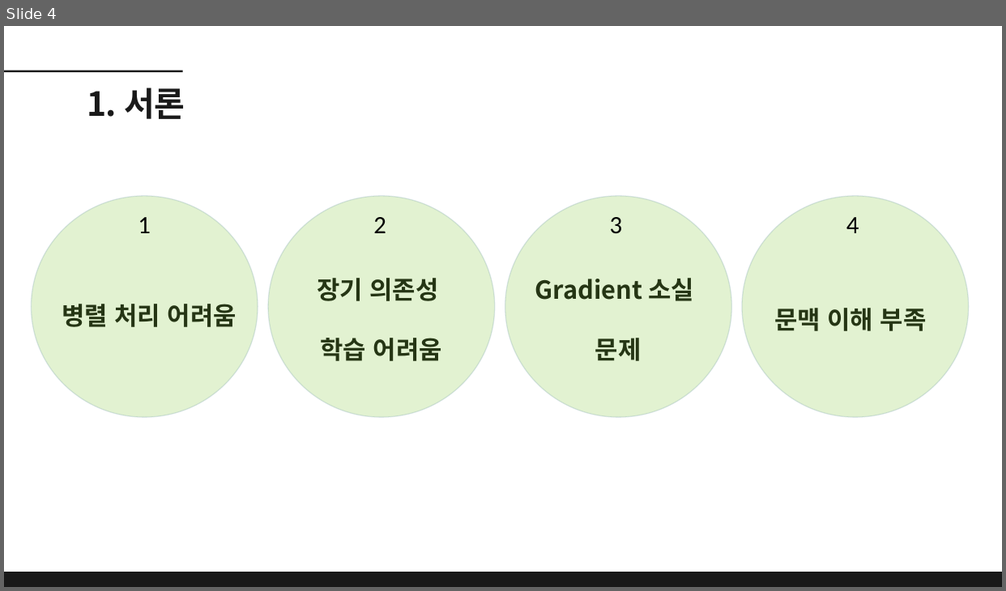
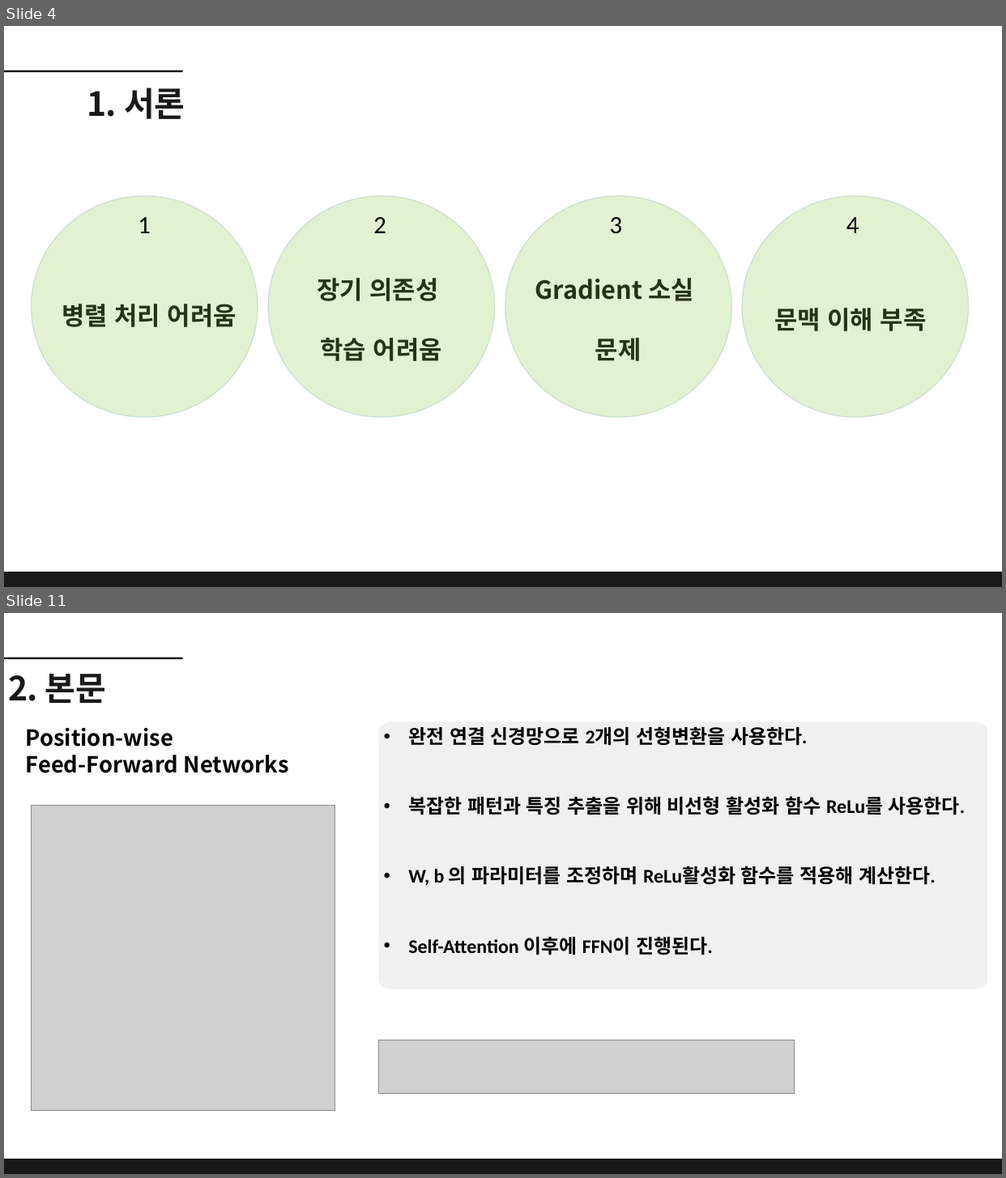
Before and after one commit to dbehdrbs0806/4th_2sem, a slide deck: ReinforcementLearning/20204077_유동균_Transformer 발표.pptx. Shown one above the other, each under a label of ours: slide 4 before the commit, slides 4 and 11 after it; the slides between them are not shown. The pictures are 1006x591 and 1006x1178 pixels, drawn with LibreOffice and Linux fonts; fonts in the diff are those of the drawing; grey boxes stand for pictures. Boxes give left, top, right and bottom in pixels: in the first picture for what was removed or moved away, otherwise in the second. Text is boxed around its words. In the diff, an @@ line names an element or a change of style, - is before the commit and + after.

```diff
--- a/ReinforcementLearning/20204077_유동균_Transformer 발표.pptx
+++ b/ReinforcementLearning/20204077_유동균_Transformer 발표.pptx
@@ slide 11 added at (x1=4, y1=613, x2=1002, y2=1174), background #FFFFFF @@
@@ line added from (4, 658) to (183, 658), #191919 3 pt @@
@@ text added at (x1=8, y1=674, x2=106, y2=703), 48 pt, text #191919, bold @@
+2. 본문
@@ text added at (x1=26, y1=728, x2=288, y2=773), 32 pt, text #000000, bold @@
+Position-wise
+Feed-Forward Networks
@@ freeform shape added at (x1=379, y1=722, x2=987, y2=989), fill #F0F0F0, 28 pt, text #000000, bold @@
+• 완전 연결 신경망으로 2개의 선형변환을 사용한다.
+• 복잡한 패턴과 특징 추출을 위해 비선형 활성화 함수 ReLu를 사용한다.
+• W, b 의 파라미터를 조정하며 ReLu활성화 함수를 적용해 계산한다.
+• Self-Attention 이후에 FFN이 진행된다.
@@ picture added at (x1=31, y1=805, x2=334, y2=1111) @@
@@ picture added at (x1=379, y1=1040, x2=794, y2=1093) @@
@@ freeform shape added at (x1=4, y1=1160, x2=1002, y2=1174), fill #191919 @@
```
Also in this commit, not shown: 4 slides changed, 7 other slides added, 13 slides removed.
